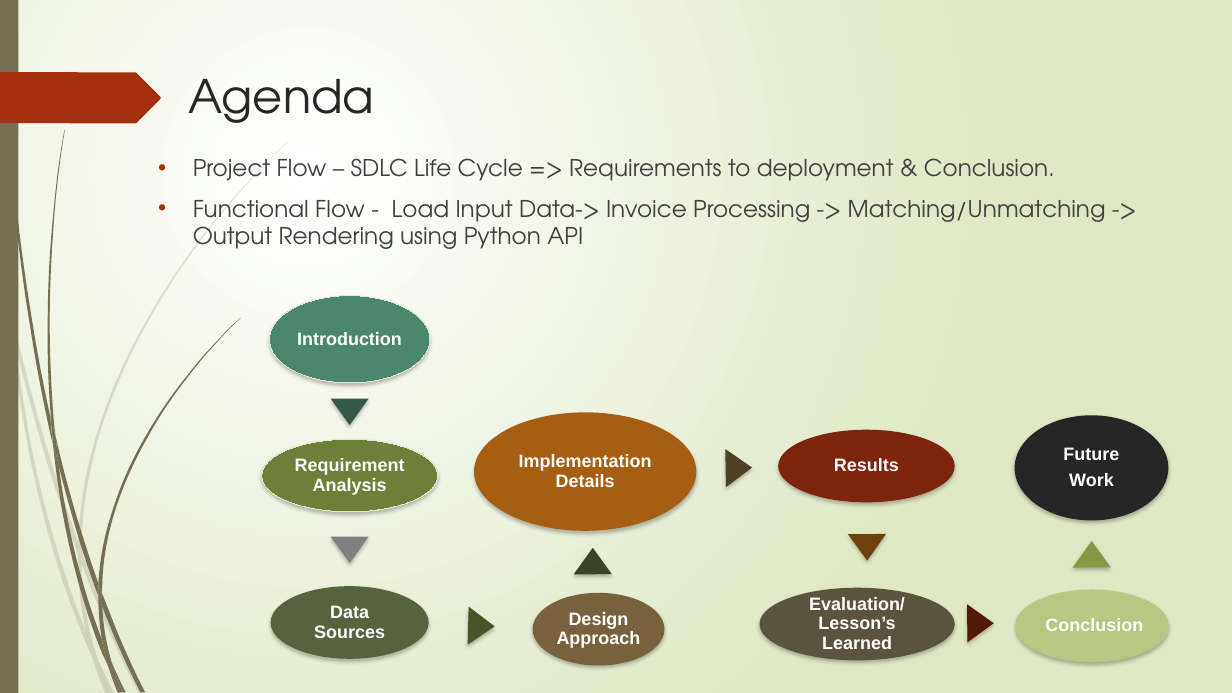
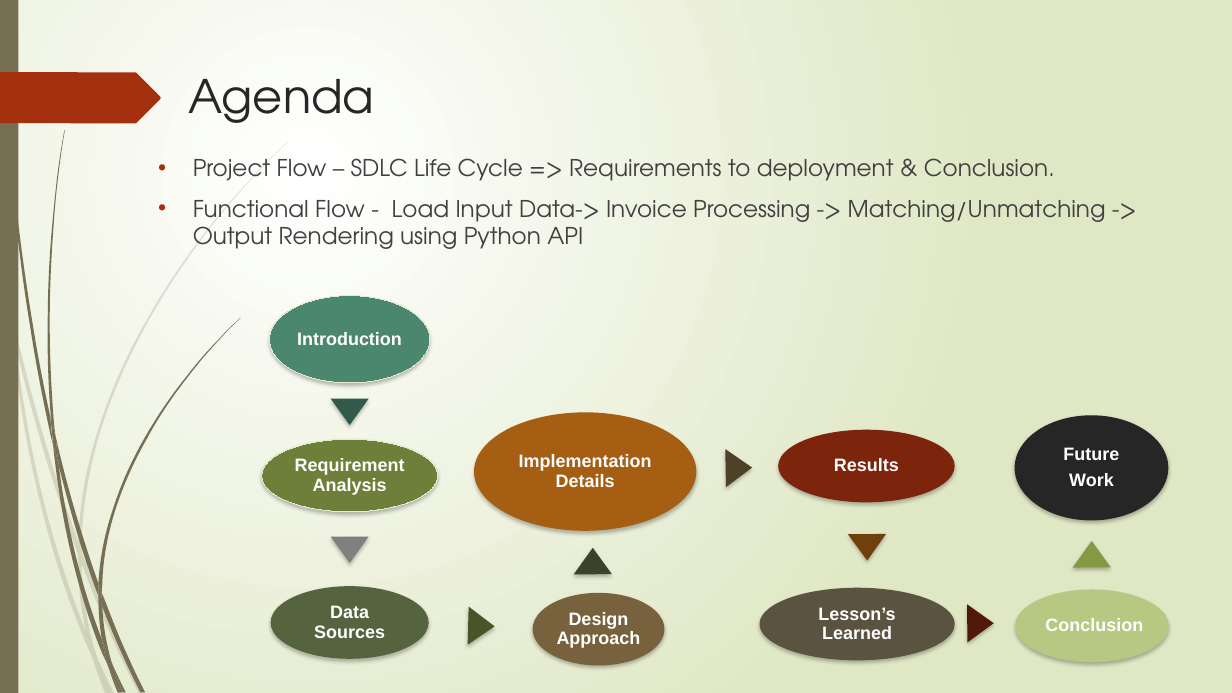
Before and after one commit to sureshcs0524/PythonProjects, a slide deck: slide 2 of Invoice Matching Application .pptx. Drawn at 1232x693 pixels with LibreOffice and Linux fonts; fonts in the diff are those of the drawing. Boxes give left, top, right and bottom in pixels: in the first picture for what was removed or moved away, otherwise in the second. Text is boxed around its words. In the diff, an @@ line names an element or a change of style, - is before the commit and + after.

Commit message:
Changes in PPT

```diff
--- a/Invoice Matching Application .pptx
+++ b/Invoice Matching Application .pptx
@@ text at (818,607,895,639): text changed @@
-Evaluation/Lesson’s Learned
+Lesson’s Learned
```
